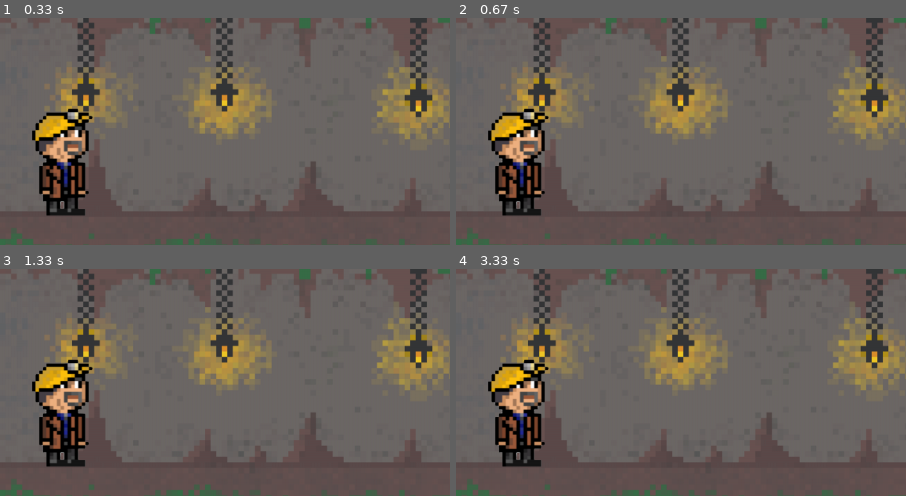
Above: before the commit, frames 1-4 (two rows, left to right).
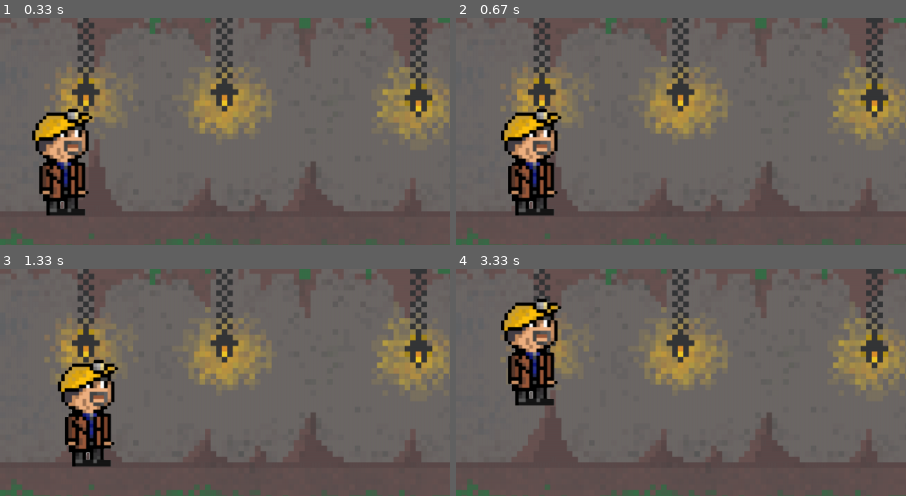
Above: after the commit, the same moments.

Repository: EranRotem1/MysticalMineshaft
Game: pygame game, started from MinerPygame.py
Two runs of this game, one before a commit and one after it. Both use one fixed random seed, a clock stepped at 60 frames per second and the inputs below.
Inputs:
- Up to frame 1 (0.33 s): no input
- Up to frame 2 (0.67 s): hold D from 0.33 s (still down)
- Up to frame 3 (1.33 s): release D at 0.8 s; hold D 0.83-1.3 s
- Up to frame 4 (3.33 s): hold A 1.33-1.87 s; hold A 1.9-2.3 s; hold D 2.33-2.97 s; tap Space at 3 s
The pictures show only the part of the screen within x 0-50%, y 30-80%; the shares and areas given below are measured in that part.

Frame 1 is identical in both runs. In frame 2, 5.2% of the frame differs, in the area x 7-24%, y 39-88%; in frame 3, 6.7%; in frame 4, 7.6%, in the area x 7-24%, y 12-88%.

Commit message:
moving mechanics basic

Diff:
--- a/MinerPygame.py
+++ b/MinerPygame.py
@@ -12,22 +12,39 @@
         # self.backgr_surf = pygame.Surface((900, 500))
         # self.backgr_surf.fill("#1b6e3b")
 
+        # x_pos = 100
         self.player_surf = pygame.image.load("C:/Users/eran rotem/Desktop/repo/MysticalMineshaft/8BitPNG/8BitMinerV4.png").convert_alpha()
         # self.player_surf = pygame.Surface((18, 32))
         player_rect = self.player_surf.get_rect(midbottom = (100, 550))
 
+        self.mini_map_surf.fill("#e9f09c")
+        gravity = 0
 
-        self.mini_map_surf.fill("#e9f09c")
 
         while True:
             for event in pygame.event.get():
                 if event.type == pygame.QUIT:
                     pygame.quit()
+                if event.type == pygame.KEYDOWN:
+                    keys = pygame.key.get_pressed()
+                    if event.key == pygame.K_SPACE and player_rect.bottom >= 550:
+                        gravity = -15
+                    # if event.key == pygame.K_d:
+                    # if event.key == pygame.K_a:
+                    if keys[pygame.K_a]:
+                        player_rect.x -= 20
+                    if keys[pygame.K_d]:
+                        player_rect.x += 20
 
             self.screen.blit(self.backgr_surf, (0, 0))
             self.screen.blit(self.player_surf, player_rect)
             self.screen.blit(self.mini_map_surf, (1230, 580))
 
+            gravity += 1
+            player_rect.y += gravity
+            if player_rect.bottom >= 550:
+                player_rect.bottom = 550
+
             pygame.display.update()
             self.clock.tick(60)
 
